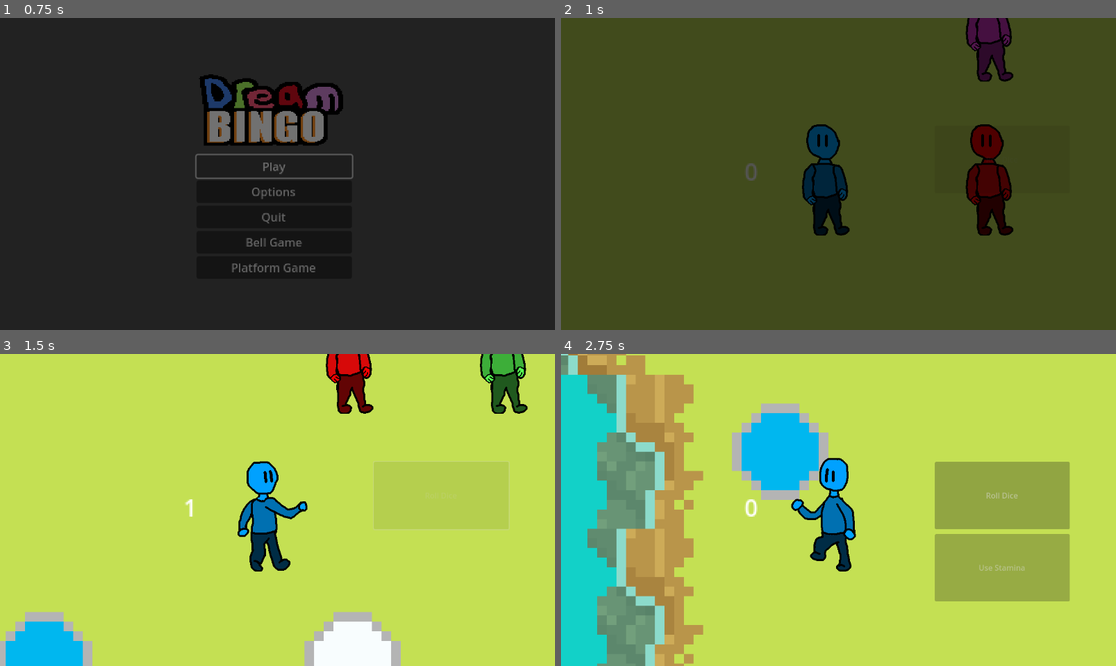
Above: before the commit, frames 1-4 (two rows, left to right).
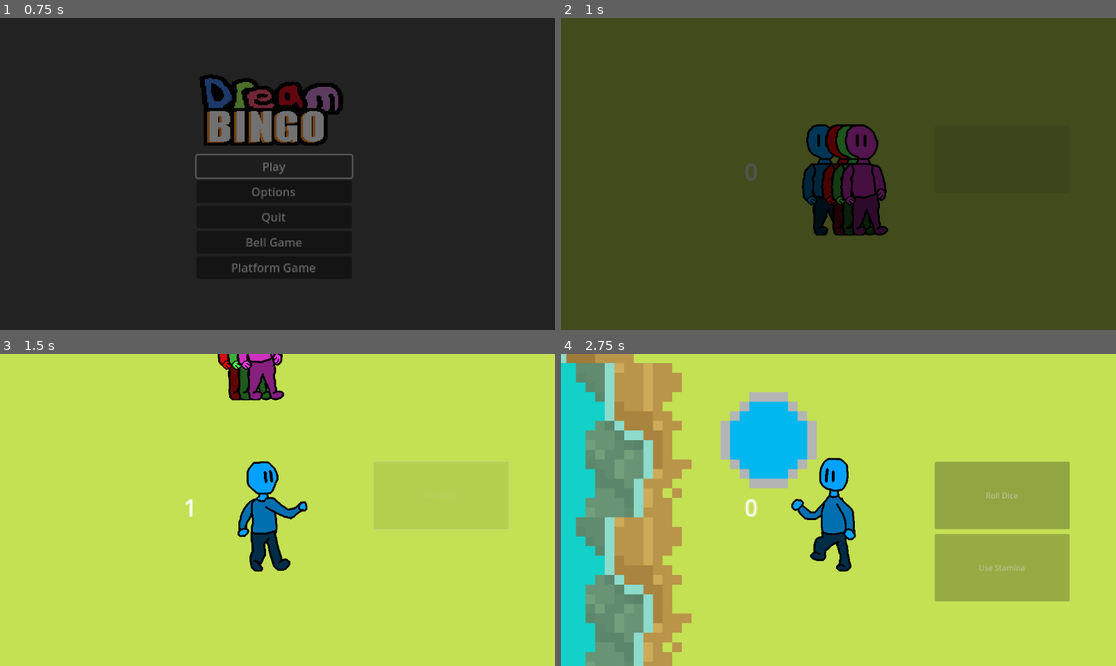
Above: after the commit, the same moments.

Repository: hdlqpn/Capstone-I-2024
Game: Godot game, scene res://Scenes/title_screen.tscn
Same seed, same stepped clock (60 frames per second), same inputs: the game is played once before the commit and once after it. Sound files missing from this copy of the repository are replaced by a short silence.
Inputs:
- Up to frame 1 (0.75 s): click "Play" at 0.5 s
- Up to frame 2 (1 s): no input
- Up to frame 3 (1.5 s): click "Roll Dice" at 1.25 s
- Up to frame 4 (2.75 s): click "Path 1" at 2 s

Frame 1 is identical in both runs. In frame 2, 6.5% of the frame differs, in the area x 46-82%, y 0-70%; in frame 3, 8.5%; in frame 4, 11%, in the area x 0-49%, y 0-100%.

Commit message:
Mash Minigame Working
Transition Kinda working

Diff:
--- a/capstonegame/Scripts/Player1.gd
+++ b/capstonegame/Scripts/Player1.gd
@@ -5,7 +5,7 @@
 @onready var tile_paths = tile_manager.tile_paths  # Now correctly referencing the dictionary
 @onready var valid_tiles = tile_manager.tile_types
 var animated_sprite: AnimatedSprite2D
-var current_tile: Vector2 = Vector2(-1,0)
+var current_tile = GlobalVariables.p1_Pos
 var move_speed: float = 100.0
 var is_moving: bool = false
 var movement_path: Array = []
@@ -32,7 +32,7 @@
 	tilemap = get_node("/root/Main/Board/Land")
 
 	# Initialize character's position to (0, 0)
-	position = tilemap.map_to_local(Vector2(-1, 0))
+	position = current_tile
 
 	# Play idle animation by default
 	animated_sprite.play("Idle")
--- a/capstonegame/Scripts/Player2.gd
+++ b/capstonegame/Scripts/Player2.gd
@@ -5,7 +5,7 @@
 @onready var tile_paths = tile_manager.tile_paths  # Now correctly referencing the dictionary
 @onready var valid_tiles = tile_manager.tile_types
 var animated_sprite: AnimatedSprite2D
-var current_tile: Vector2 = Vector2(0, 0)
+var current_tile= GlobalVariables.p2_Pos
 var move_speed: float = 100.0
 var is_moving: bool = false
 var movement_path: Array = []
@@ -32,7 +32,7 @@
 	tilemap = get_node("/root/Main/Board/Land")
 
 	# Initialize character's position to (0, 0)
-	position = tilemap.map_to_local(Vector2(0, 0))
+	position = current_tile
 
 	# Play idle animation by default
 	animated_sprite.play("Idle")
--- a/capstonegame/Scripts/Player3.gd
+++ b/capstonegame/Scripts/Player3.gd
@@ -5,7 +5,7 @@
 @onready var tile_paths = tile_manager.tile_paths  # Now correctly referencing the dictionary
 @onready var valid_tiles = tile_manager.tile_types
 var animated_sprite: AnimatedSprite2D
-var current_tile: Vector2 = Vector2(1,0)
+var current_tile = GlobalVariables.p3_Pos
 var move_speed: float = 100.0
 var is_moving: bool = false
 var movement_path: Array = []
@@ -32,7 +32,7 @@
 	tilemap = get_node("/root/Main/Board/Land")
 
 	# Initialize character's position to (0, 0)
-	position = tilemap.map_to_local(Vector2(1,0))
+	position = current_tile
 
 	# Play idle animation by default
 	animated_sprite.play("Idle")
--- a/capstonegame/Scripts/Player4.gd
+++ b/capstonegame/Scripts/Player4.gd
@@ -5,7 +5,7 @@
 @onready var tile_paths = tile_manager.tile_paths  # Now correctly referencing the dictionary
 @onready var valid_tiles = tile_manager.tile_types
 var animated_sprite: AnimatedSprite2D
-var current_tile: Vector2 = Vector2(0, -1)
+var current_tile = GlobalVariables.p4_Pos
 var move_speed: float = 100.0
 var is_moving: bool = false
 var movement_path: Array = []
@@ -32,7 +32,7 @@
 	tilemap = get_node("/root/Main/Board/Land")
 
 	# Initialize character's position to (0, 0)
-	position = tilemap.map_to_local(Vector2(0, -1))
+	position = current_tile
 
 	# Play idle animation by default
 	animated_sprite.play("Idle")
--- a/capstonegame/Scripts/mash_game_2.gd
+++ b/capstonegame/Scripts/mash_game_2.gd
@@ -13,6 +13,15 @@
 @onready var timer = $Timer
 @onready var timer_sec = $Timer/Seconds
 @onready var win_label = $Winner
+var p1_mash_amt: int = 0
+var p2_mash_amt: int = 0
+var p3_mash_amt: int = 0
+var p4_mash_amt: int = 0
+var is_most: int = -1
+var p1_win = false
+var p2_win = false
+var p3_win = false
+var p4_win = false
 var leader: int = 0
 var leader_score: int = 0
 
@@ -31,39 +40,33 @@
 
 # Called every frame. 'delta' is the elapsed time since the previous frame.
 func _process(delta: float) -> void:
-	var p1_mash_amt: int = 0
-	var p2_mash_amt: int = 0
-	var p3_mash_amt: int = 0
-	var p4_mash_amt: int = 0
-	var is_most: int = -1
-	var p1_win = false
-	var p2_win = false
-	var p3_win = false
-	var p4_win = false
+
 
 	#Checks input and not hitbox. Will have to change later at some point.
-	if Input.is_action_just_pressed("player_1_punch"):
-		p1_mash_amt += 1
-	if Input.is_action_just_pressed("player_2_punch"):
-		p2_mash_amt += 1
-	if Input.is_action_just_pressed("player_3_punch"):
-		p3_mash_amt += 1
-	if Input.is_action_just_pressed("player_4_punch"):
-		p4_mash_amt += 1
-	if timer_sec.text == "00:":
-		if p1_mash_amt > leader_score:
+	if(timer.visible == true):
+		if Input.is_action_just_pressed("player_1_punch"):
+			p1_mash_amt += 1
+		if Input.is_action_just_pressed("player_2_punch"):
+			p2_mash_amt += 1
+		if Input.is_action_just_pressed("player_3_punch"):
+			p3_mash_amt += 1
+		if Input.is_action_just_pressed("player_4_punch"):
+			p4_mash_amt += 1
+
+		if p1_mash_amt > (leader_score + 1):
 			leader = 1
 			leader_score = p1_mash_amt
-		if p2_mash_amt > leader_score:
+		if p2_mash_amt > (leader_score + 1):
 			leader = 2
 			leader_score = p3_mash_amt
-		if p3_mash_amt > leader_score:
+		if p3_mash_amt > (leader_score + 1):
 			leader = 3
 			leader_score = p3_mash_amt
-		if p4_mash_amt > leader_score:
+		if p4_mash_amt > (leader_score + 1):
 			leader = 4
 			leader_score = p4_mash_amt
 
+	if(timer_sec.text == "00:"):
 		if leader == 1:
 			p1_win = true
 			timer.visible = false
Not shown: 1 places in capstonegame/Scenes/debug_menu.tscn that only renumber resources
Not shown: 1 places in capstonegame/minigames/Bell_Game_1.tscn that only renumber resources
Not shown: 1 places in capstonegame/minigames/Mash_Game_2.tscn that only renumber resources
Not shown: 1 places in capstonegame/minigames/Platform_Game_3.tscn that only renumber resources
